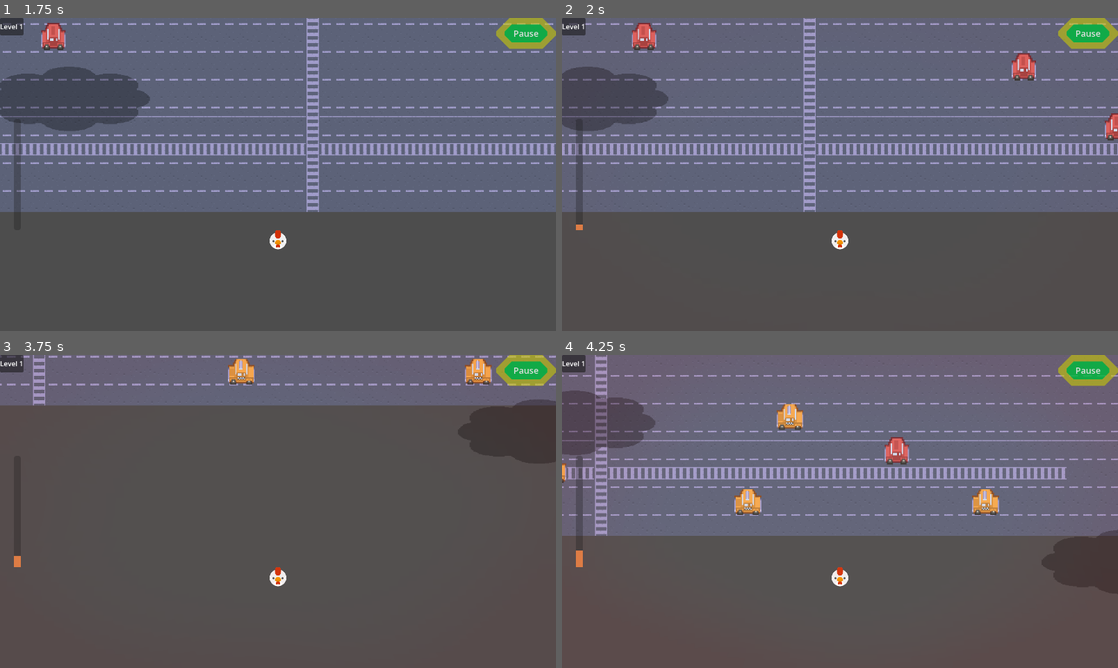
Above: before the commit, frames 1-4 (two rows, left to right).
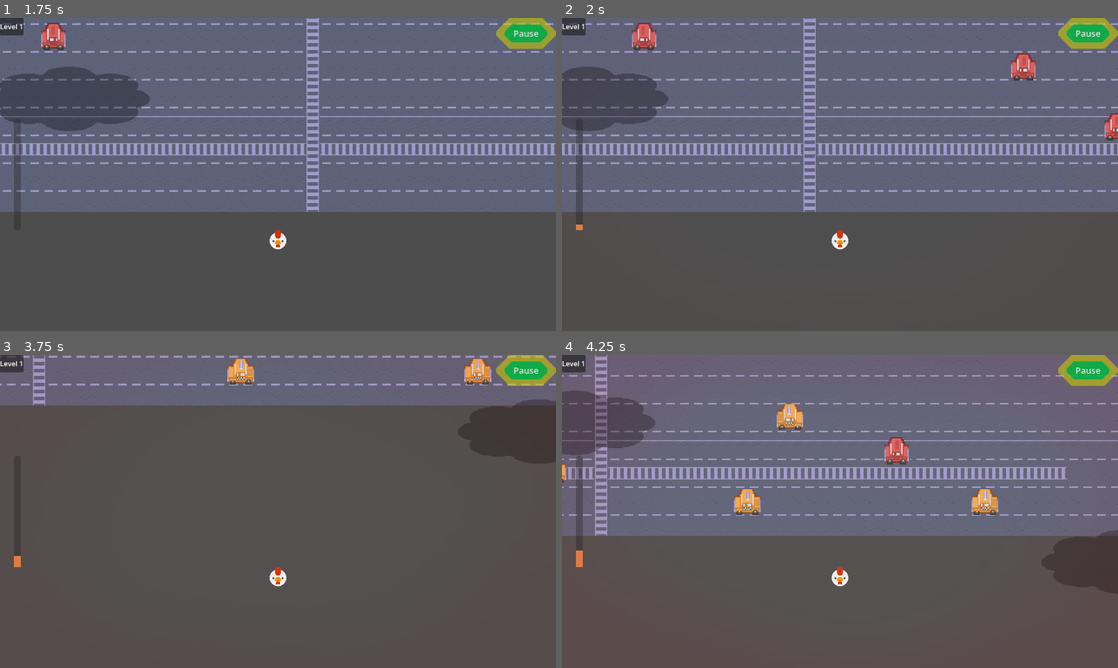
Above: after the commit, the same moments.

Repository: Tomohawk35/ChickenRunner
Game: Godot game, scene res://main_scenes/main_menu/main_menu.tscn
Same seed, same stepped clock (60 frames per second), same inputs: the game is played once before the commit and once after it.
Inputs (mouse positions are in pixels of both pictures, inside the frame that each line leads up to):
- Up to frame 1 (1.75 s): click "Start Game" at 0.5 s; move the mouse to (400, 158) at 1.27 s; hold D (right) from 1.28 s (still down)
- Up to frame 2 (2 s): keep holding D (right)
- Up to frame 3 (3.75 s): move the mouse to (166, 527) at 2.02 s; release D (right) at 2.03 s; hold S (down) 2.03-2.78 s; move the mouse to (333, 442) at 2.77 s; hold D (right) 2.78-3.53 s; move the mouse to (250, 574) at 3.52 s; hold W (up) from 3.53 s (still down)
- Up to frame 4 (4.25 s): keep holding W (up)

Frame 1 is identical in both runs. In frame 2, 0.1% of the frame differs, in the area x 80-100%, y 11-40%; in frame 3, 0.3%; in frame 4, 0.4%, in the area x 30-79%, y 26-52%.

Commit message:
Assigning sprite export variable

Diff:
--- a/chicken-runner/Cars/greencar.tscn
+++ b/chicken-runner/Cars/greencar.tscn
@@ -1,6 +1,6 @@
 [gd_scene format=3 uid="uid://cui4ytqb2hhgq"]
 
-[ext_resource type="PackedScene" uid="uid://c1w7ji2vf5rug" path="res://Cars/redcar.tscn" id="1_osk7m"]
+[ext_resource type="PackedScene" uid="uid://c1w7ji2vf5rug" path="res://cars/redcar.tscn" id="1_osk7m"]
 
 [sub_resource type="RectangleShape2D" id="RectangleShape2D_osk7m"]
 size = Vector2(20.00002, 12.857152)
@@ -14,6 +14,3 @@
 position = Vector2(-9.3664426e-07, -0.7142855)
 scale = Vector2(0.999999, 0.999999)
 shape = SubResource("RectangleShape2D_osk7m")
-
-[node name="Hitbox" parent="Area2D" parent_id_path=PackedInt32Array(1792964746) index="0" unique_id=253140855]
-position = Vector2(0, 2.9802322e-08)
--- a/chicken-runner/Cars/redcar.tscn
+++ b/chicken-runner/Cars/redcar.tscn
@@ -1,15 +1,16 @@
 [gd_scene format=3 uid="uid://c1w7ji2vf5rug"]
 
-[ext_resource type="Script" uid="uid://cjf84wepm7iux" path="res://Cars/cars.gd" id="1_uijal"]
+[ext_resource type="Script" uid="uid://cjf84wepm7iux" path="res://cars/cars.gd" id="1_uijal"]
 [ext_resource type="Texture2D" uid="uid://bijvrkem5egfv" path="res://assets/kenney_rpg-urban-pack/Tilemap/tilemap_packed.png" id="2_rh13a"]
 
 [sub_resource type="RectangleShape2D" id="RectangleShape2D_c78a1"]
 size = Vector2(21.428583, 16.428577)
 
-[node name="redcar" type="CharacterBody2D" unique_id=1423788077]
+[node name="redcar" type="CharacterBody2D" unique_id=1423788077 node_paths=PackedStringArray("sprite")]
 scale = Vector2(1.4, 1.4)
 collision_mask = 2
 script = ExtResource("1_uijal")
+sprite = NodePath("Sprite2D")
 
 [node name="Sprite2D" type="Sprite2D" parent="." unique_id=953042077]
 texture = ExtResource("2_rh13a")
--- a/chicken-runner/Cars/yellowcar.tscn
+++ b/chicken-runner/Cars/yellowcar.tscn
@@ -1,8 +1,9 @@
 [gd_scene format=3 uid="uid://ccfgae2dvkr73"]
 
-[ext_resource type="PackedScene" uid="uid://c1w7ji2vf5rug" path="res://Cars/redcar.tscn" id="1_u3ys1"]
+[ext_resource type="PackedScene" uid="uid://c1w7ji2vf5rug" path="res://cars/redcar.tscn" id="1_u3ys1"]
 
-[node name="yellowcar" unique_id=1423788077 instance=ExtResource("1_u3ys1")]
+[node name="yellowcar" unique_id=1423788077 node_paths=PackedStringArray("sprite") instance=ExtResource("1_u3ys1")]
+sprite = NodePath("Sprite2D")
 
 [node name="Sprite2D" parent="." index="0" unique_id=953042077]
 region_rect = Rect2(241.70667, 235.09421, 28.03952, 22.151215)
